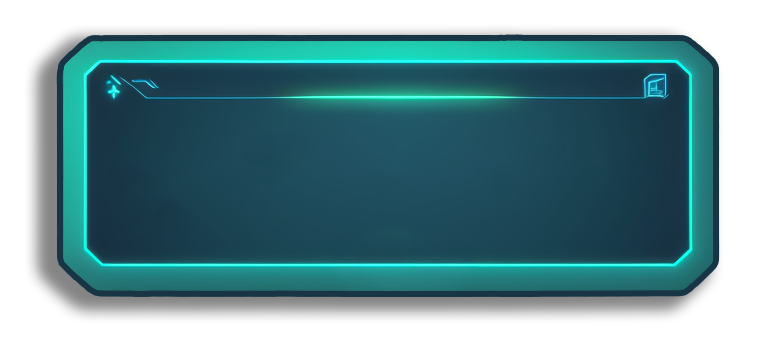
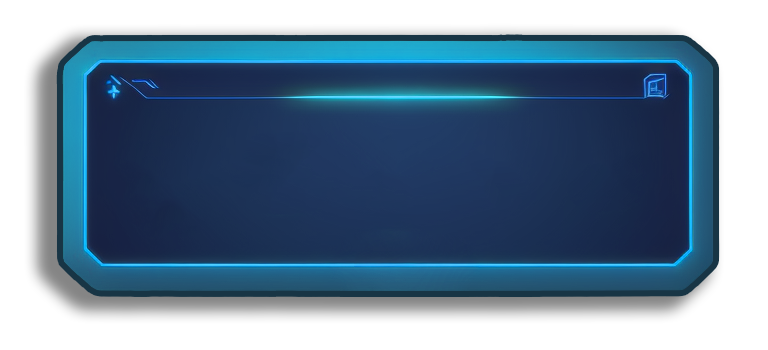
Layer changes from the first 768×350 image to the second:
added layer "Layer 3" above "Layer 1" over (x1=62, y1=40, x2=714, y2=291)
hid "Layer 1" over (x1=62, y1=40, x2=714, y2=291)
